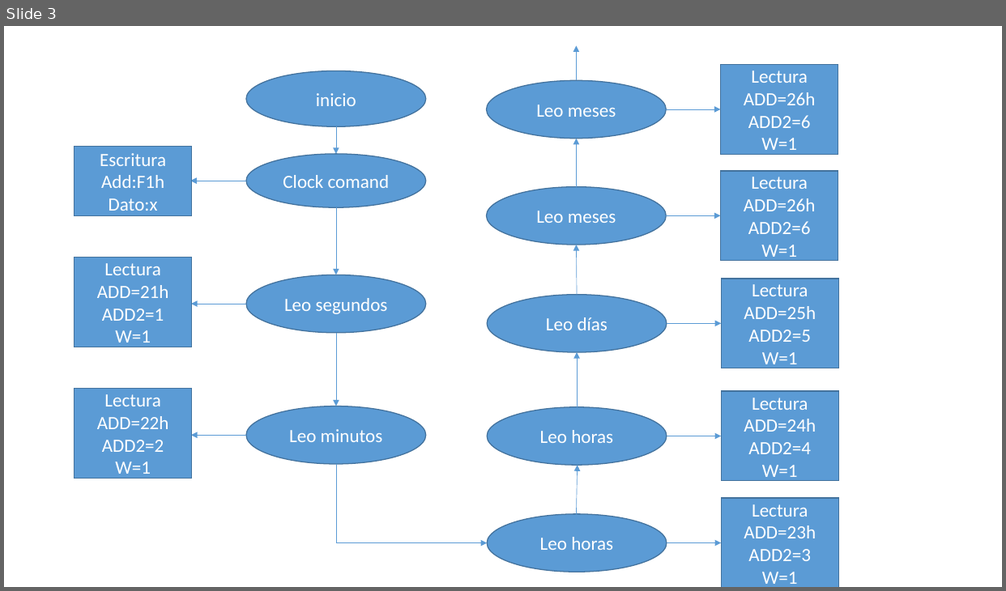
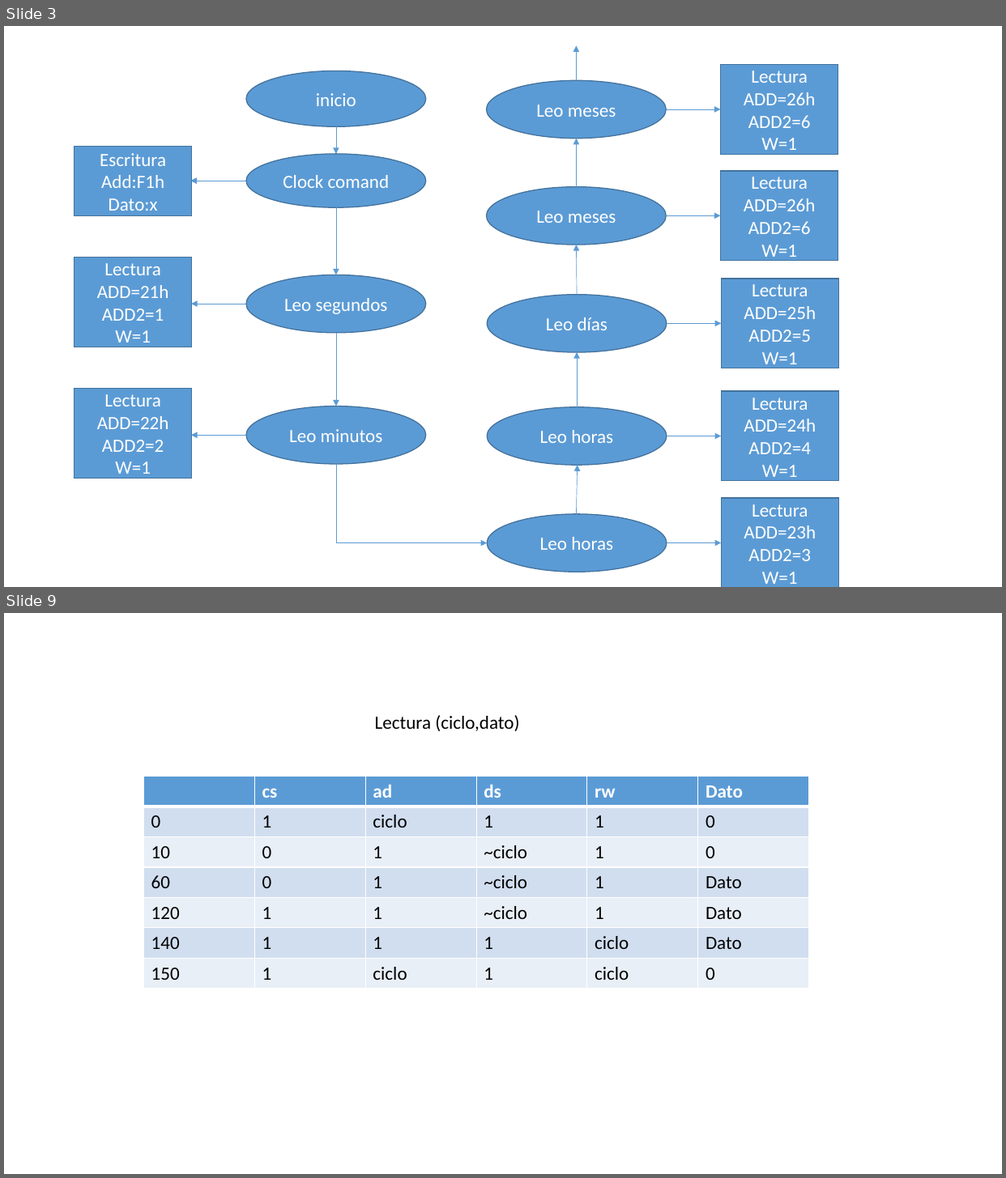
Before and after one commit to lleon95/proy_2_grupo_7_II_2016, a slide deck: Designs/Presentación1.pptx. Shown one above the other, each under a label of ours: slide 3 before the commit, slides 3 and 9 after it; the slides between them are not shown. The pictures are 1006x591 and 1006x1178 pixels, drawn with LibreOffice and Linux fonts; fonts in the diff are those of the drawing. Boxes give left, top, right and bottom in pixels: in the first picture for what was removed or moved away, otherwise in the second. Text is boxed around its words. In the diff, an @@ line names an element or a change of style, - is before the commit and + after.

```diff
--- a/Designs/Presentación1.pptx
+++ b/Designs/Presentación1.pptx
@@ slide 9 added at <box>4,613,1002,1174</box>, background #FFFFFF @@
@@ text added at <box>375,715,519,731</box>, 18 pt, text #000000 @@
+Lectura (ciclo,dato)
@@ table added at <box>144,776,809,989</box>, 7 rows, 6 columns @@
+ | cs | ad | ds | rw | Dato
+0 | 1 | ciclo | 1 | 1 | 0
+10 | 0 | 1 | ~ciclo | 1 | 0
+60 | 0 | 1 | ~ciclo | 1 | Dato
+120 | 1 | 1 | ~ciclo | 1 | Dato
+140 | 1 | 1 | 1 | ciclo | Dato
+150 | 1 | ciclo | 1 | ciclo | 0
```
Also in this commit, not shown: 2 slides changed, 4 other slides added, 3 slides removed.
